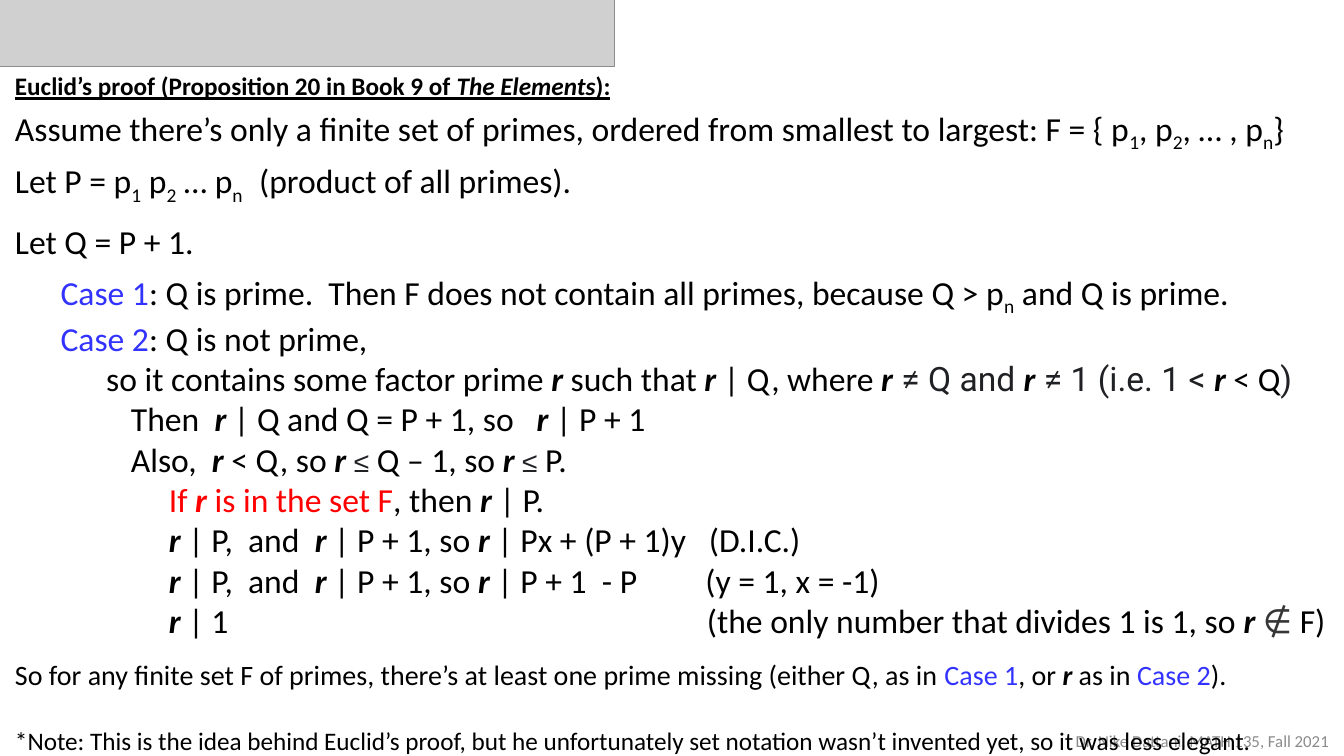
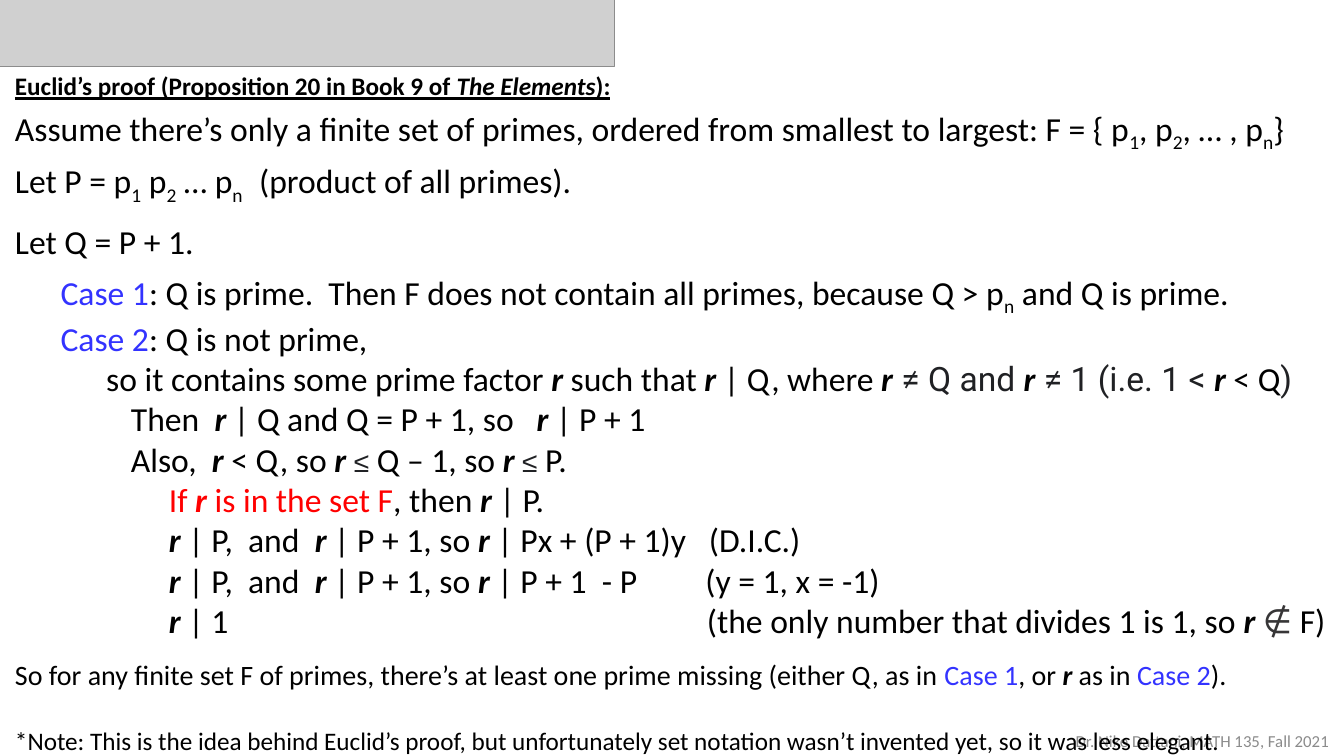
Before and after one commit to ndattani/Lecture_Notes, a slide deck: slide 8 of University_of_Waterloo/Fall_2021/MATH135/UW_Fall2021_MATH135_Lecture14.pptx (slide 10 before the commit). Drawn at 1344x756 pixels with LibreOffice and Linux fonts; fonts in the diff are those of the drawing; grey boxes stand for pictures. Boxes give left, top, right and bottom in pixels: in the first picture for what was removed or moved away, otherwise in the second. Text is boxed around its words. In the diff, an @@ line names an element or a change of style, - is before the commit and + after.

```diff
--- a/University_of_Waterloo/Fall_2021/MATH135/UW_Fall2021_MATH135_Lecture14.pptx
+++ b/University_of_Waterloo/Fall_2021/MATH135/UW_Fall2021_MATH135_Lecture14.pptx
@@ text at (x1=106, y1=364, x2=1292, y2=399): text changed @@
-so it contains some factor prime r such that r | Q, where r ≠ Q and r ≠ 1 (i.e. 1 < r < Q)
+so it contains some prime factor r such that r | Q, where r ≠ Q and r ≠ 1 (i.e. 1 < r < Q)
@@ text at (x1=15, y1=732, x2=1219, y2=755): text changed @@
-*Note: This is the idea behind Euclid’s proof, but he unfortunately set notation wasn’t invented yet, so it was less elegant.
+*Note: This is the idea behind Euclid’s proof, but unfortunately set notation wasn’t invented yet, so it was less elegant.
```
Also in this commit, not shown: 3 other slides changed, 5 slides removed, 1 other file.
